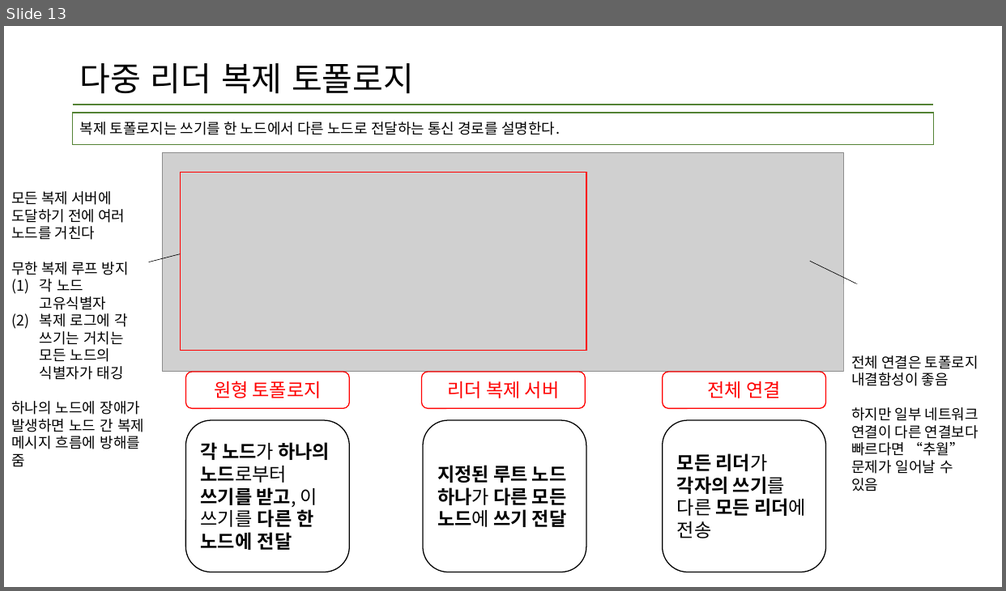
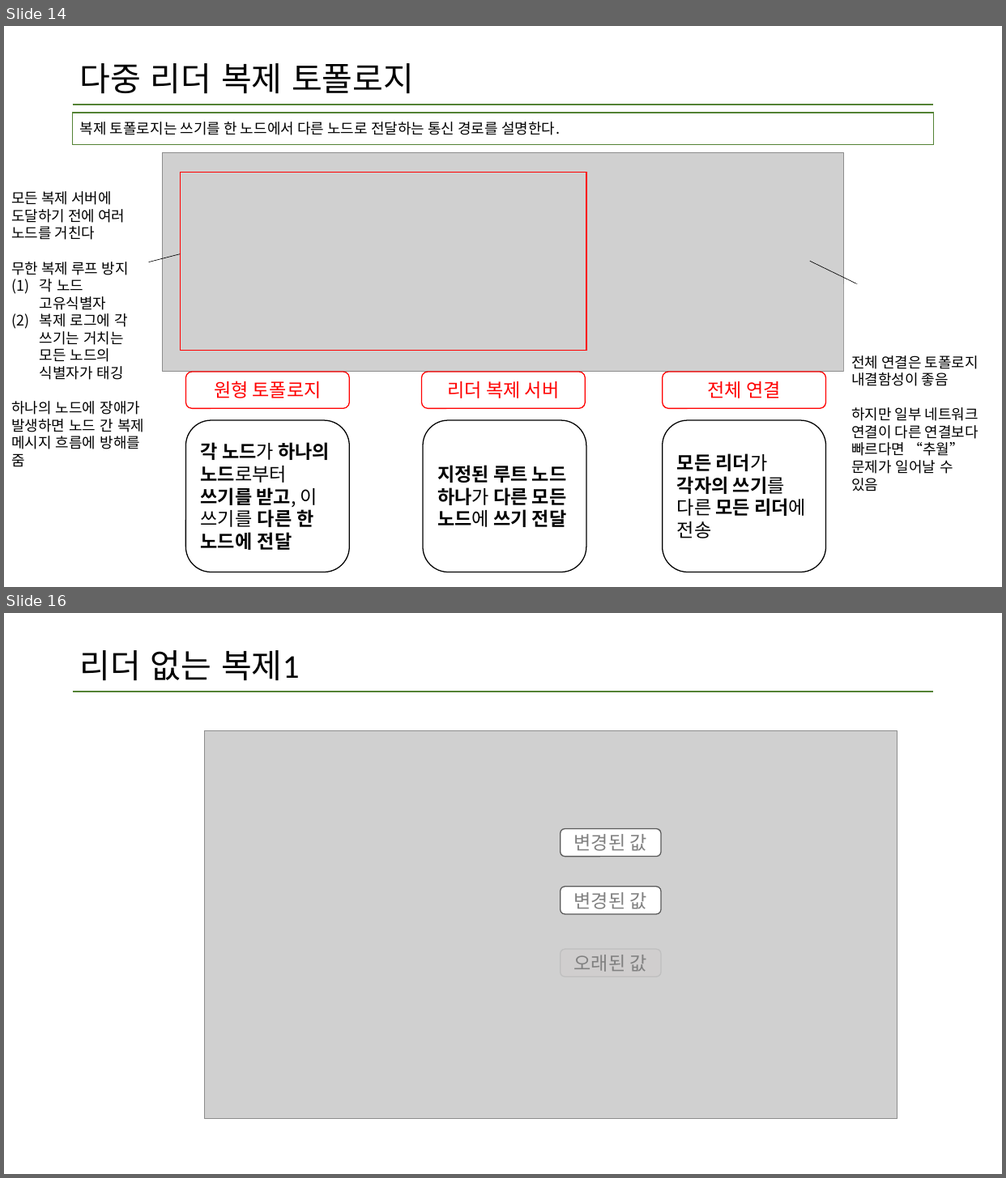
Before and after one commit to data-system-wiki/designing-data-intensive-applications, a slide deck: resources/chapter 5 summary.pptx. Shown one above the other, each under a label of ours: slide 13 before the commit, slides 14 and 16 after it; the slides between them are not shown. The pictures are 1006x591 and 1006x1178 pixels, drawn with LibreOffice and Linux fonts; fonts in the diff are those of the drawing; grey boxes stand for pictures. Boxes give left, top, right and bottom in pixels: in the first picture for what was removed or moved away, otherwise in the second. Text is boxed around its words. In the diff, an @@ line names an element or a change of style, - is before the commit and + after.

```diff
--- a/resources/chapter 5 summary.pptx
+++ b/resources/chapter 5 summary.pptx
@@ slide 16 added at (4, 613, 1002, 1174), background #FFFFFF; not listed: 1 template element that a slide beside it also shows @@
@@ title added at (80, 650, 300, 681), 32 pt, text #000000 @@
+리더 없는 복제1
@@ picture added at (205, 731, 897, 1119) @@
@@ rounded rectangle added at (560, 828, 661, 856), fill #FFFFFF, outline #595959 1 pt, 18 pt, text #808080 @@
+변경된 값
@@ rounded rectangle added at (560, 887, 661, 914), fill #FFFFFF, outline #595959 1 pt, 18 pt, text #808080 @@
+변경된 값
@@ rounded rectangle added at (560, 949, 661, 977), fill #D0CECE, outline #BFBFBF 1 pt, 18 pt, text #808080 @@
+오래된 값
@@ what was slide 13 is now slide 14 @@
```
Also in this commit, not shown: 2 slides changed, 10 other slides added.
